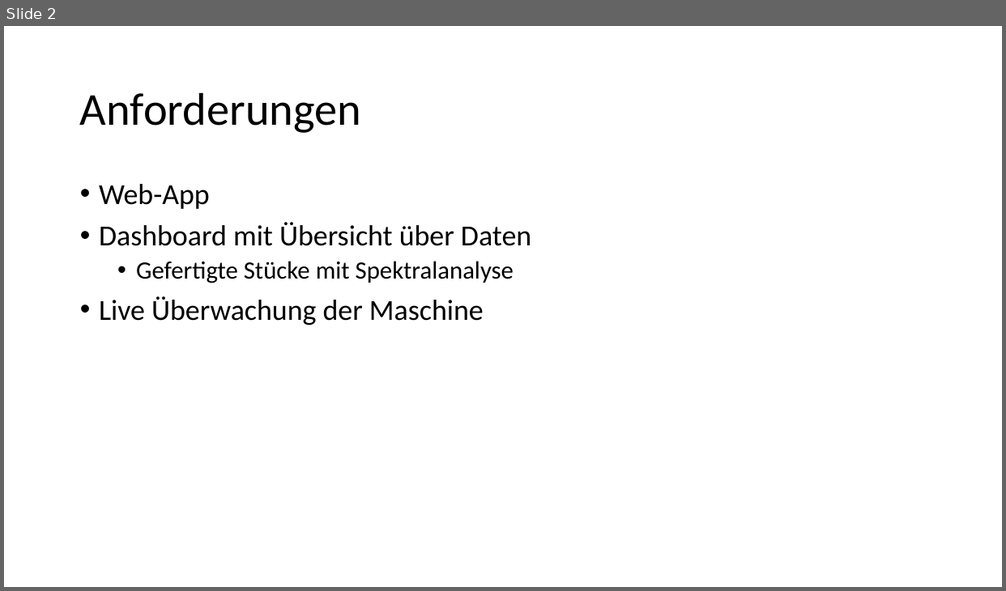
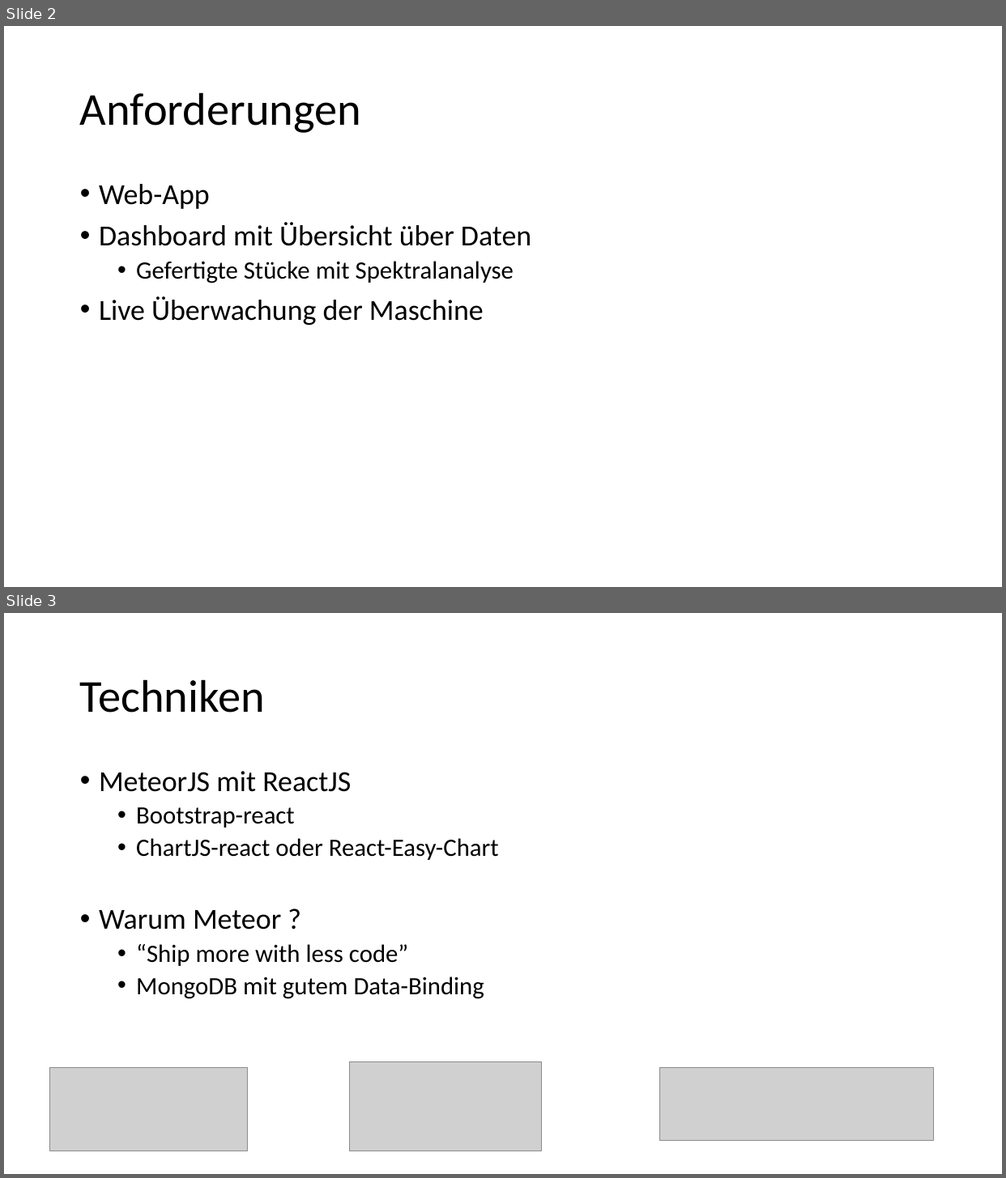
Before and after one commit to buegeleisen/dhbw_14sea_projekt, a slide deck: UI/UI_Portfolio.pptx. Shown one above the other, each under a label of ours: slide 2 before the commit, slides 2 and 3 after it. The pictures are 1006x591 and 1006x1178 pixels, drawn with LibreOffice and Linux fonts; fonts in the diff are those of the drawing; grey boxes stand for pictures. Boxes give left, top, right and bottom in pixels: in the first picture for what was removed or moved away, otherwise in the second. Text is boxed around its words. In the diff, an @@ line names an element or a change of style, - is before the commit and + after.

Commit message:
Portfolio u. Snippets
Code Snippets für React Bootstraps Navbar und einen LineChart in Chart
JS

```diff
--- a/UI/UI_Portfolio.pptx
+++ b/UI/UI_Portfolio.pptx
@@ slide 3 added at (4,613,1002,1174), background #FFFFFF @@
@@ title added at (80,679,265,713), 44 pt, text #000000 @@
+Techniken
@@ text added at (99,771,499,999), 24 pt, text #000000 @@
+• MeteorJS mit ReactJS
+  • Bootstrap-react
+  • ChartJS-react oder React-Easy-Chart
+• Warum Meteor ?
+  • “Ship more with less code”
+  • MongoDB mit gutem Data-Binding
@@ picture added at (49,1068,247,1152) @@
@@ picture added at (349,1063,541,1152) @@
@@ picture added at (660,1068,934,1141) @@
```
Also in this commit, not shown: 1 slide changed, 1 other slide added, 1 slide removed, 4 other files.
